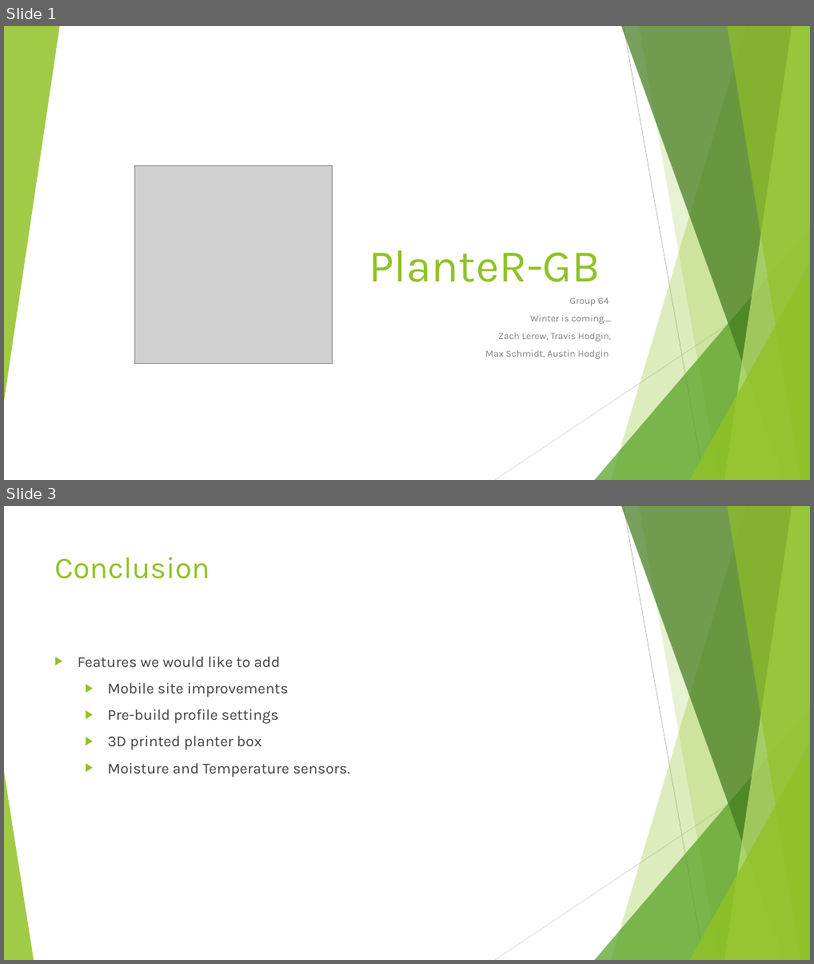
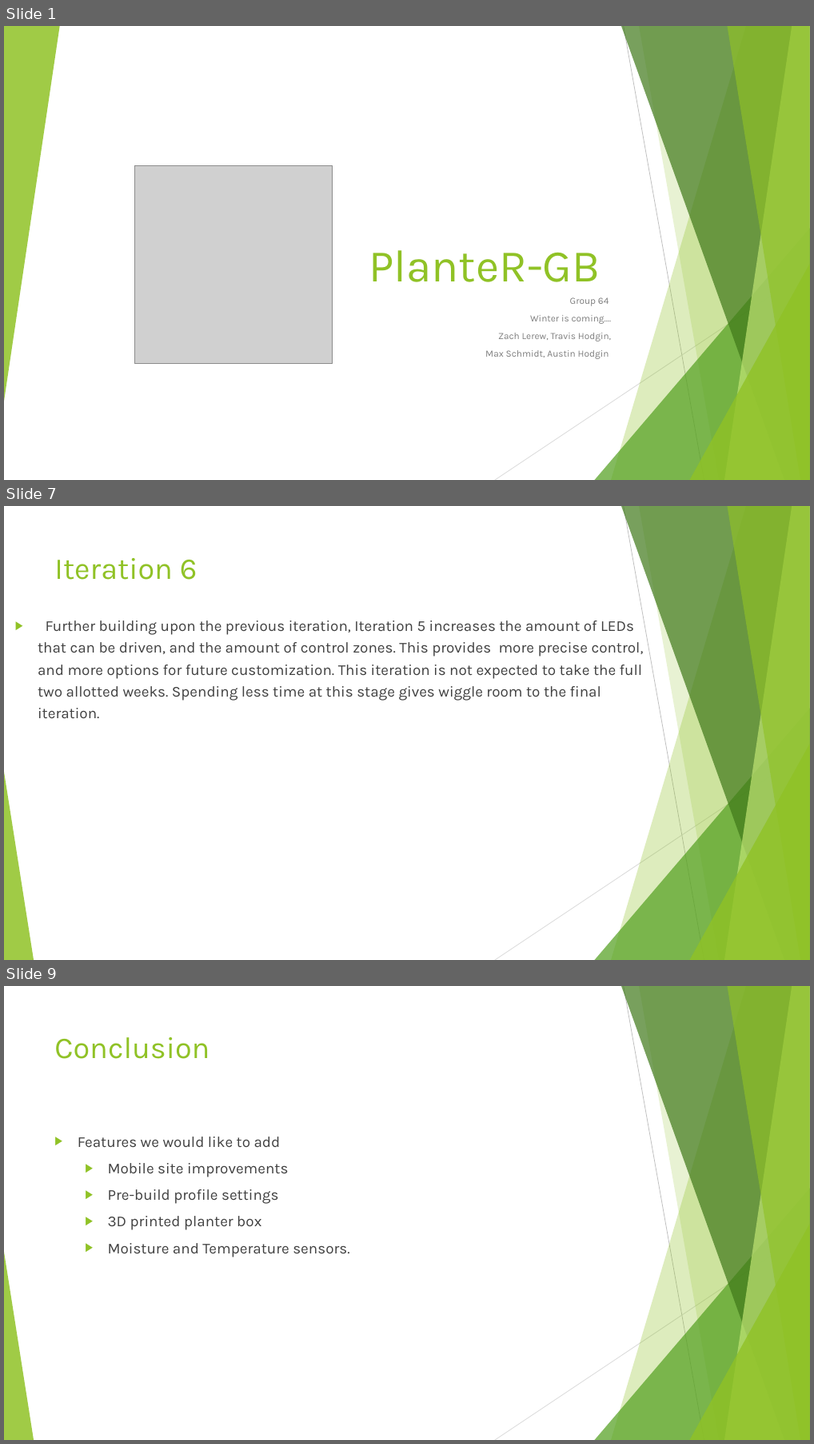
Before and after one commit to HodginAustin/Winter-Is-Coming, a slide deck: Documents/PresentationSpring/Spring Presentation.pptx. Shown one above the other, each under a label of ours: slides 1 and 3 before the commit, slides 1, 7 and 9 after it; the slides between them are not shown. The pictures are 814x964 and 814x1444 pixels, drawn with LibreOffice and Linux fonts; fonts in the diff are those of the drawing; grey boxes stand for pictures. Boxes give left, top, right and bottom in pixels: in the first picture for what was removed or moved away, otherwise in the second. Text is boxed around its words. In the diff, an @@ line names an element or a change of style, - is before the commit and + after.

```diff
--- a/Documents/PresentationSpring/Spring Presentation.pptx
+++ b/Documents/PresentationSpring/Spring Presentation.pptx
@@ slide 7 added at bbox=[4, 506, 810, 960], background #FFFFFF; not listed: 10 template elements that a slide beside it also shows @@
@@ text added at bbox=[54, 558, 198, 580], 36 pt, text #90C226 @@
+Iteration 6
@@ text added at bbox=[38, 620, 644, 718], 18 pt, text #404040 @@
+▶ Further building upon the previous iteration, Iteration 5 increases the amount of LEDs that can be driven, and the amount of control zones. This provides more precise control, and more options for future customization. This iteration is not expected to take the full two allotted weeks. Spending less time at this stage gives wiggle room to the final iteration.
@@ what was slide 3 is now slide 9 @@
```
Also in this commit, not shown: 6 other slides added, 1 slide removed.
